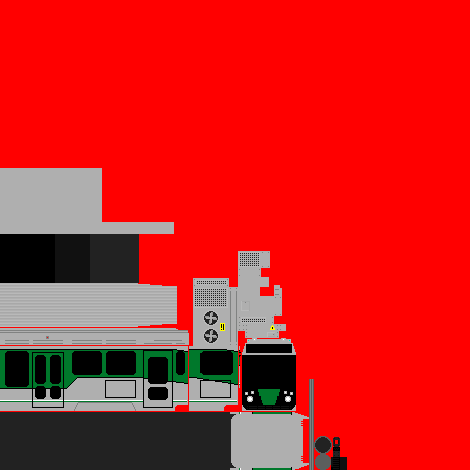
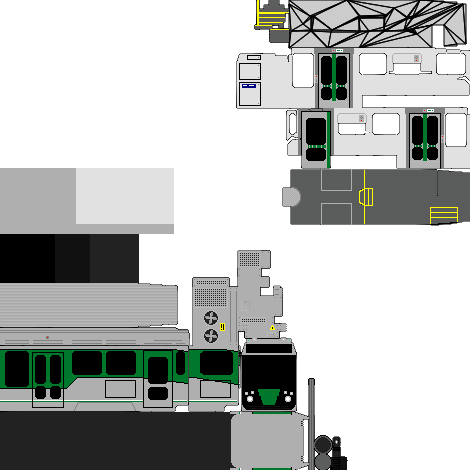
The second 470 × 470 image is a revision of the first. Changes to its layers:
added layer "Interior" above "Undercarriage Accessories" over [237,0,470,225]
painted on "Solid Colors" over [55,168,174,283]
hid "Background" over [0,0,470,470]
painted on "Dropped Buffer" over [0,0,470,470]
